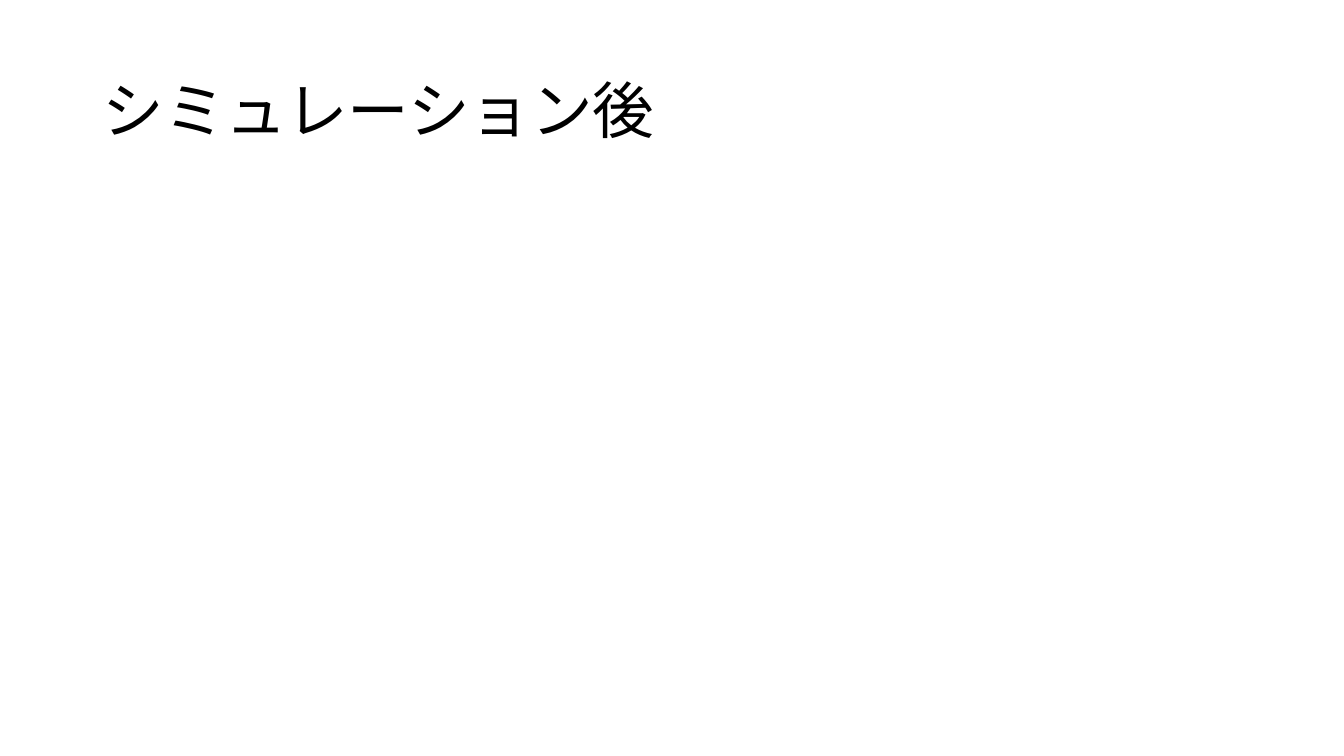
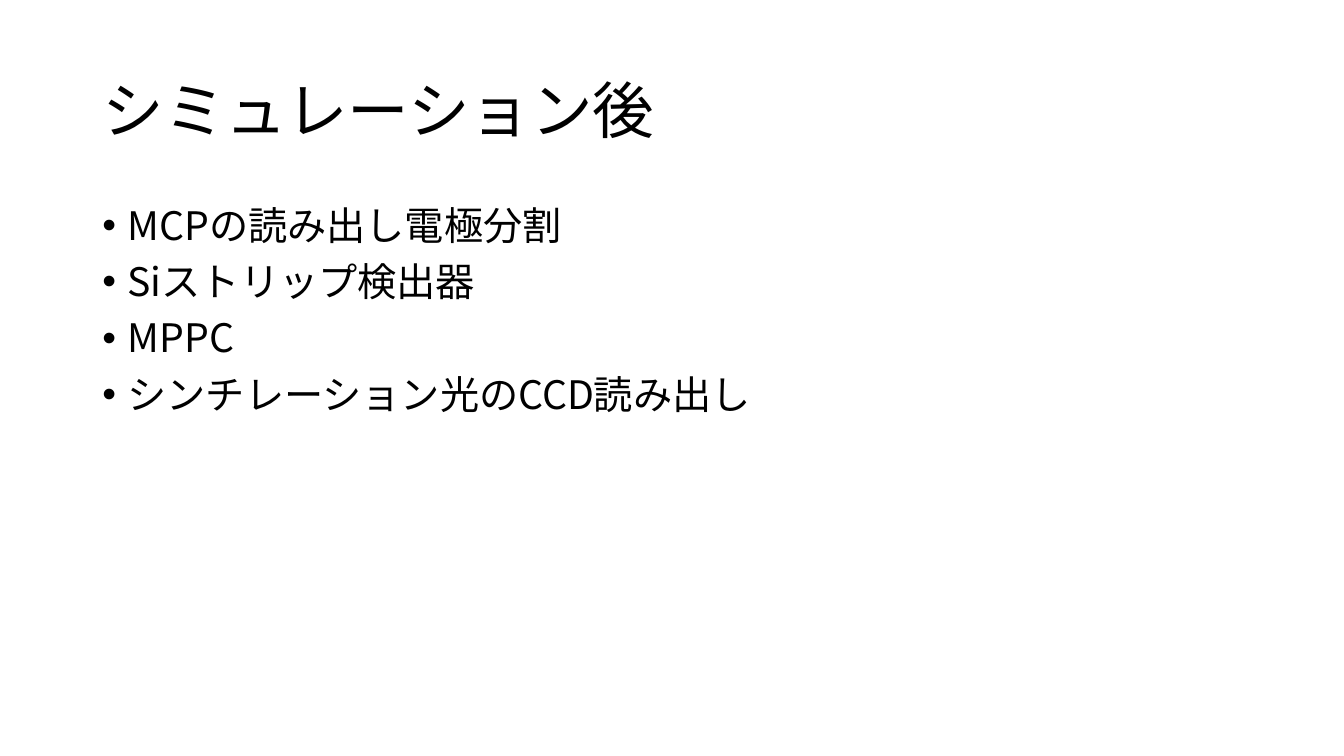
Before and after one commit to Takeuchi-yuya/Ksimulation, a slide deck: slide 12 of docs/中間発表.pptx. Drawn at 1344x756 pixels with LibreOffice and Linux fonts; fonts in the diff are those of the drawing. Boxes give left, top, right and bottom in pixels: in the first picture for what was removed or moved away, otherwise in the second. Text is boxed around its words. In the diff, an @@ line names an element or a change of style, - is before the commit and + after.

```diff
--- a/docs/中間発表.pptx
+++ b/docs/中間発表.pptx
@@ text added at bbox=[128, 207, 751, 412], 28 pt, text #000000 @@
+• MCPの読み出し電極分割
+• Siストリップ検出器
+• MPPC
+• シンチレーション光のCCD読み出し
```
Also in this commit, not shown: 2 other slides changed.
